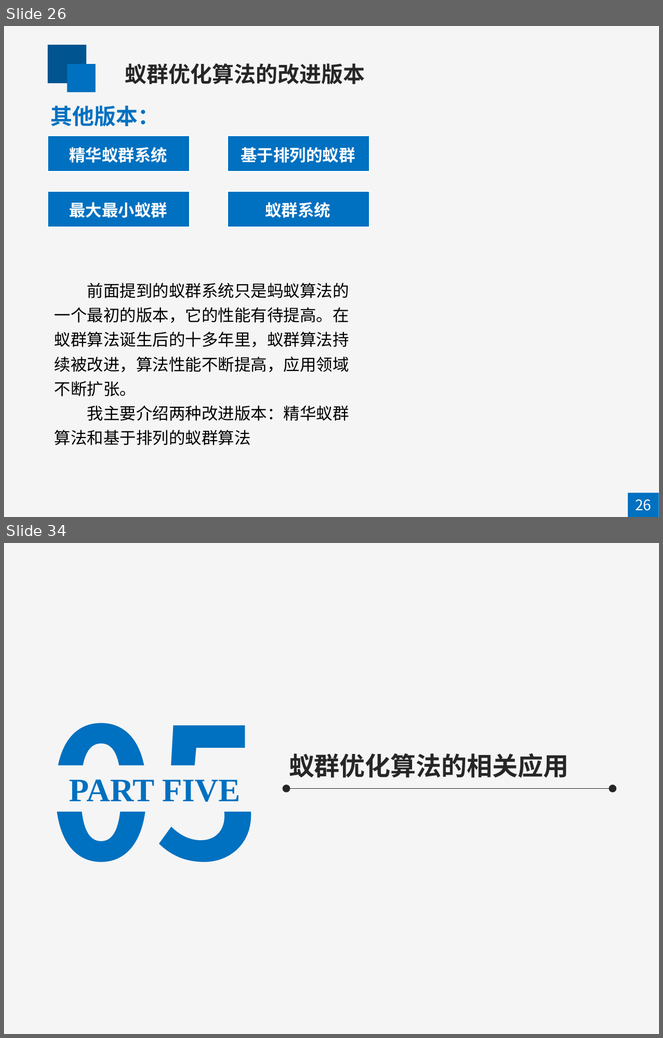
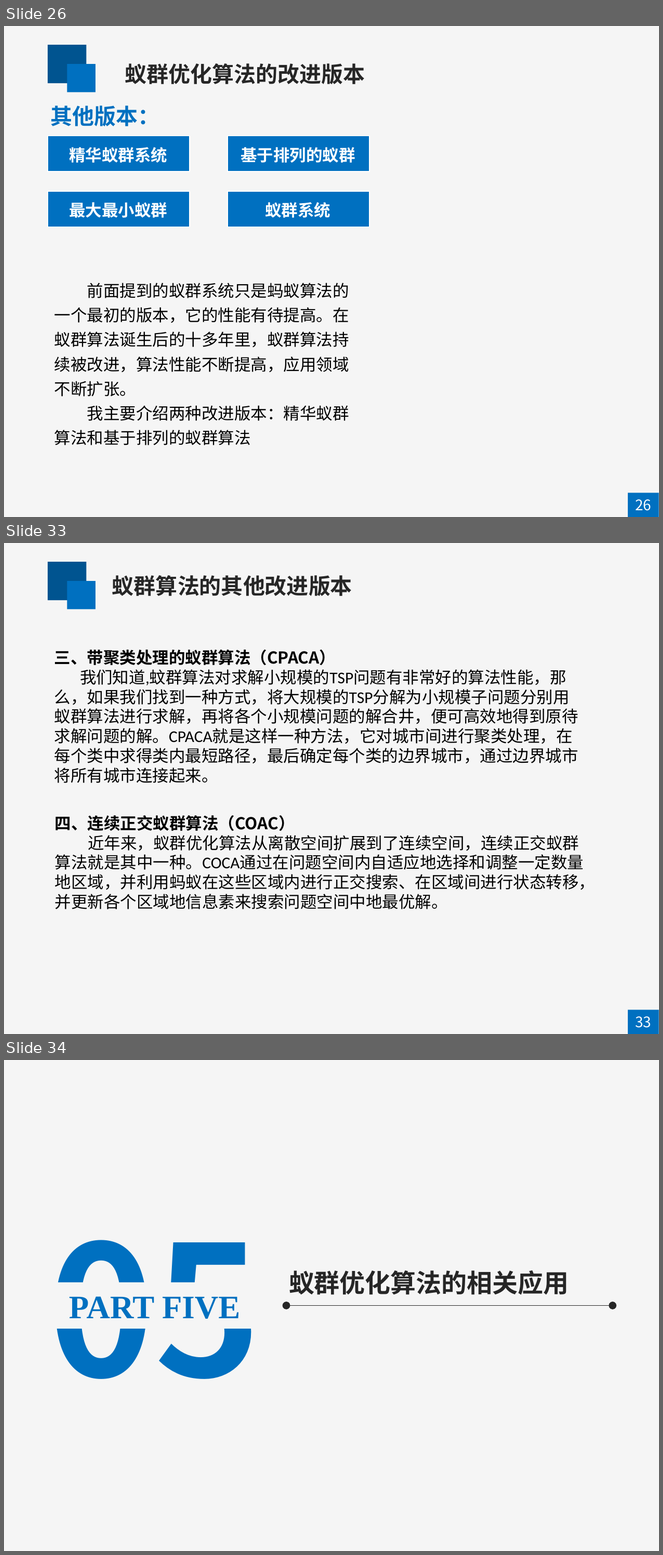
Before and after one commit to mapengfei-nwpu/ant, a slide deck: 蚁群优化算法.pptx. Shown one above the other, each under a label of ours: slides 26 and 34 before the commit, slides 26, 33 and 34 after it; the slides between them are not shown. The pictures are 663x1038 and 663x1555 pixels, drawn with LibreOffice and Linux fonts; fonts in the diff are those of the drawing. Boxes give left, top, right and bottom in pixels: in the first picture for what was removed or moved away, otherwise in the second. Text is boxed around its words. In the diff, an @@ line names an element or a change of style, - is before the commit and + after.

```diff
--- a/蚁群优化算法.pptx
+++ b/蚁群优化算法.pptx
@@ slide 33 added at box(4, 543, 659, 1034), background #F5F5F5 @@
@@ rectangle added at box(48, 562, 87, 601), fill #005490 @@
@@ rectangle added at box(67, 581, 95, 609), fill #0070C0 @@
@@ text added at box(112, 575, 352, 596), 24 pt, text #262626, bold @@
+蚁群算法的其他改进版本
@@ text added at box(54, 650, 579, 783), 18 pt, text #000000 @@
+三、带聚类处理的蚁群算法（CPACA）
+  我们知道,蚊群算法对求解小规模的TSP问题有非常好的算法性能，那
+  么，如果我们找到一种方式，将大规模的TSP分解为小规模子问题分别用
+  蚁群算法进行求解，再将各个小规模问题的解合井，便可高效地得到原待
+  求解问题的解。CPACA就是这样一种方法，它对城市间进行聚类处理，在
+  每个类中求得类内最短路径，最后确定每个类的边界城市，通过边界城市
+  将所有城市连接起来。
@@ text added at box(55, 815, 596, 910), 18 pt, text #000000 @@
+四、连续正交蚁群算法（COAC）
+  近年来，蚁群优化算法从离散空间扩展到了连续空间，连续正交蚁群
+  算法就是其中一种。COCA通过在问题空间内自适应地选择和调整一定数量
+  地区域，并利用蚂蚁在这些区域内进行正交搜索、在区域间进行状态转移，
+  并更新各个区域地信息素来搜索问题空间中地最优解。
@@ rectangle added at box(629, 1010, 659, 1034), fill #0070C0 @@
@@ text added at box(635, 1017, 651, 1028), 16 pt, text #FFFFFF @@
+33
```
Also in this commit, not shown: 10 slides changed, 1 other slide added, 2 slides removed.
